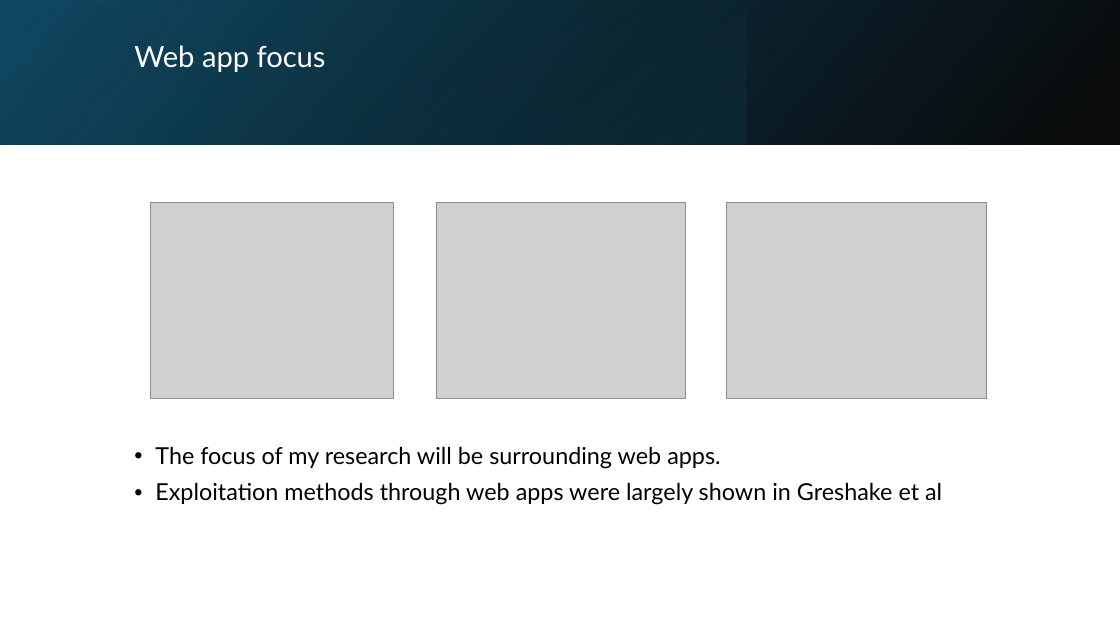
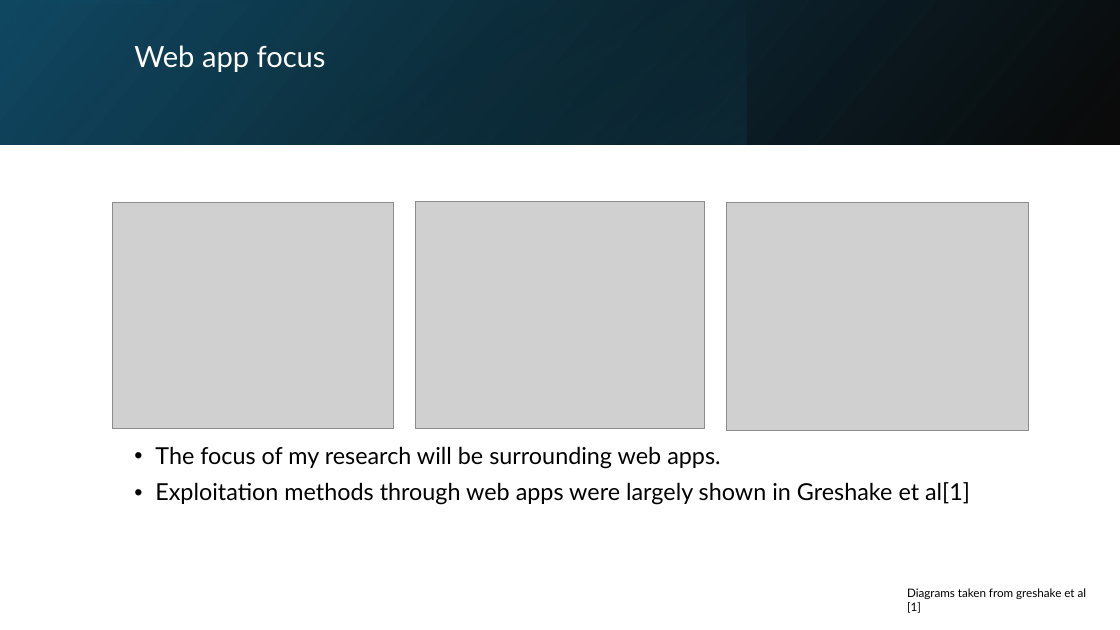
Before and after one commit to Fitch-Gamer/Bachelors-Dissertation, a slide deck: slide 11 of Demonstration of progress/Demonstration of progress.pptx. Drawn at 1120x630 pixels with LibreOffice and Linux fonts; fonts in the diff are those of the drawing; grey boxes stand for pictures. Boxes give left, top, right and bottom in pixels: in the first picture for what was removed or moved away, otherwise in the second. Text is boxed around its words. In the diff, an @@ line names an element or a change of style, - is before the commit and + after.

```diff
--- a/Demonstration of progress/Demonstration of progress.pptx
+++ b/Demonstration of progress/Demonstration of progress.pptx
@@ picture: place and size @@
-picture at <box>150,202,393,398</box>
+picture at <box>113,202,393,429</box>
@@ picture: place and size @@
-picture at <box>436,202,686,398</box>
+picture at <box>415,201,705,429</box>
@@ picture: place and size @@
-picture at <box>727,202,986,398</box>
+picture at <box>727,202,1029,431</box>
@@ text at <box>155,482,970,505</box>: text changed @@
-• Exploitation methods through web apps were largely shown in Greshake et al
+• Exploitation methods through web apps were largely shown in Greshake et al[1]
@@ text added at <box>907,588,1087,613</box>, 10 pt, text #000000 @@
+Diagrams taken from greshake et al [1]
```
Also in this commit, not shown: 2 other slides changed, 4 slides added, 3 slides removed, 17 other files.
